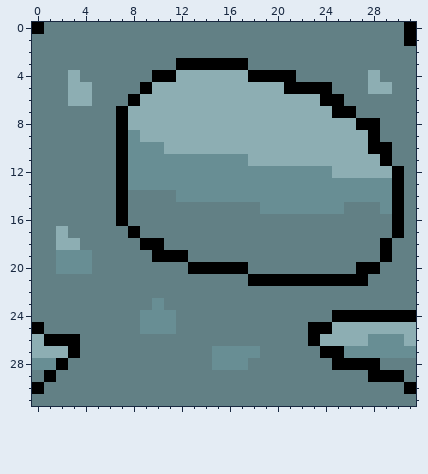
Pixel-art sprite -- sprites/Tileset/Tileset9.1.png. Above: the version before the commit.
The file is 32x32 pixels.
And afterwards:
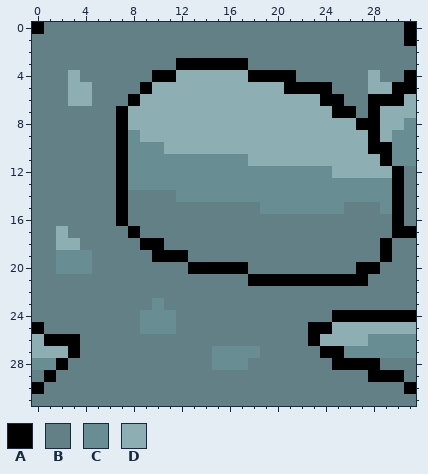
Palette (. is transparent): A #000000  B #628085  C #688e94  D #8daeb3
What changed:
@@ x 26..31 @@
  3 BBBBBB
- 4 BBDBBB
- 5 BBDDBB
- 6 BBBBBB
- 7 ABBBBB
- 8 DAABBB
- 9 DDABBB
-10 DDAABB
-11 DDDABB
+ 4 BBDBBA
+ 5 BBDDAA
+ 6 BBAAAD
+ 7 ABADDD
+ 8 DAADDC
+ 9 DDADCC
+10 DDAACC
+11 DDDACC
 12 DDDDAB
@@ x 29..31 @@
 16 BAB
-17 BAB
+17 BAA
 18 ABB
@@ x 29..31 @@
 25 DDD
-26 CCD
+26 CCC
 27 CCC
Changed places in both pictures, as pixel boxes (x1, y1, x2, y2):
changed: (368, 70, 416, 166)
changed: (404, 226, 416, 238)
changed: (404, 334, 416, 346)
